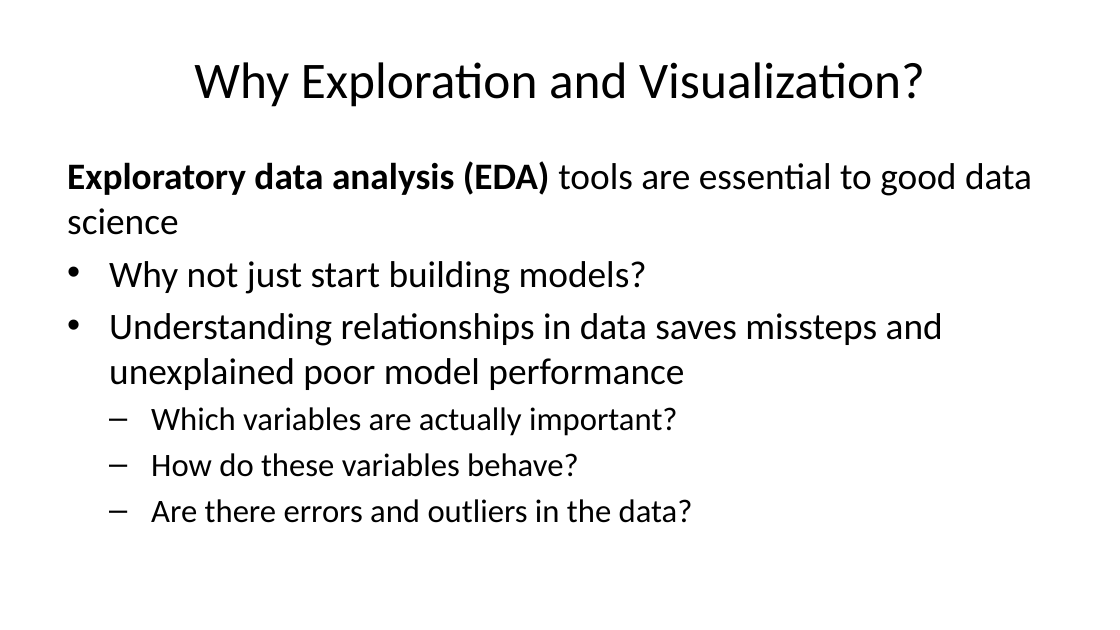
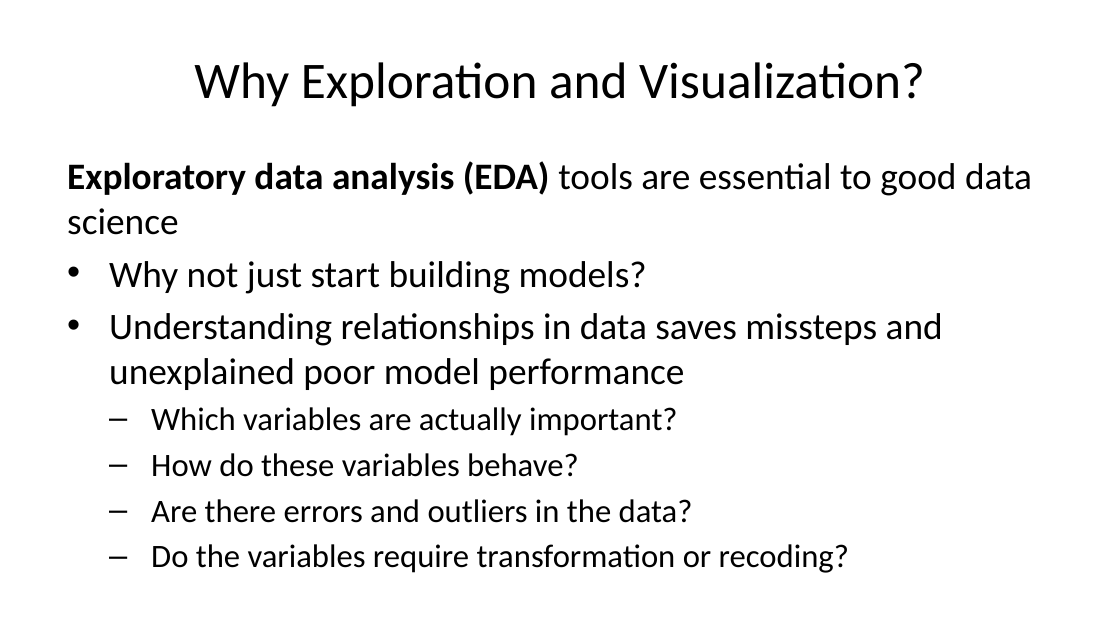
Before and after one commit to StephenElston/CSCI-E-83, a slide deck: slide 26 of LectureSlides/01_PreceptionForScientificVisualization.pptx. Drawn at 1120x630 pixels with LibreOffice and Linux fonts; fonts in the diff are those of the drawing. Boxes give left, top, right and bottom in pixels: in the first picture for what was removed or moved away, otherwise in the second. Text is boxed around its words. In the diff, an @@ line names an element or a change of style, - is before the commit and + after.

```diff
--- a/LectureSlides/01_PreceptionForScientificVisualization.pptx
+++ b/LectureSlides/01_PreceptionForScientificVisualization.pptx
@@ text at box(151, 544, 849, 573): paragraph added @@
+  – Do the variables require transformation or recoding?
```
Also in this commit, not shown: 3 other slides changed, 6 slides added.
